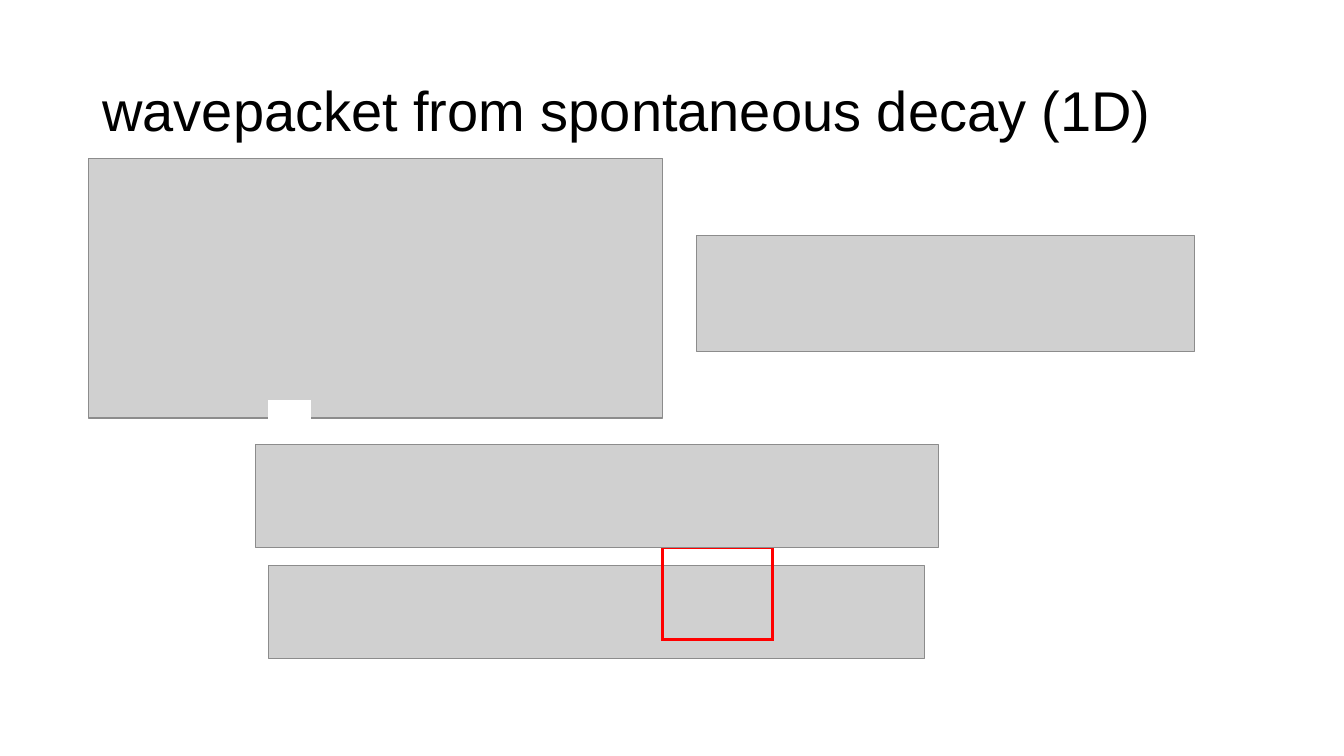
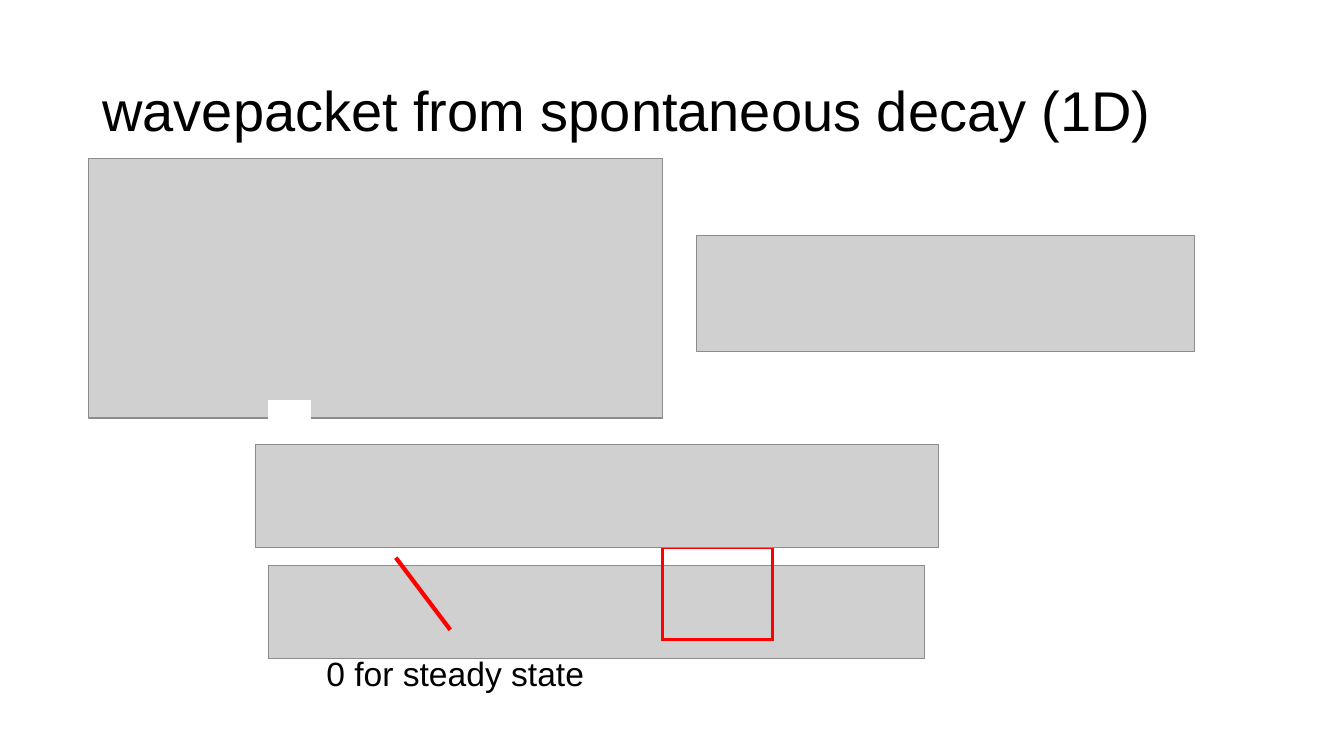
Before and after one commit to youjieyu888/entangle-cascade, a slide deck: slide 5 of Jieyu You.pptx. Drawn at 1344x756 pixels with LibreOffice and Linux fonts; fonts in the diff are those of the drawing; grey boxes stand for pictures. Boxes give left, top, right and bottom in pixels: in the first picture for what was removed or moved away, otherwise in the second. Text is boxed around its words. In the diff, an @@ line names an element or a change of style, - is before the commit and + after.

```diff
--- a/Jieyu You.pptx
+++ b/Jieyu You.pptx
@@ line added from (396, 558) to (451, 630), #FF0000 3 pt @@
@@ text added at box(326, 661, 584, 693), 24 pt, text #000000 @@
+0 for steady state
```
Also in this commit, not shown: 5 other slides changed, 1 slide added, 8 slides removed, 6 other files.
